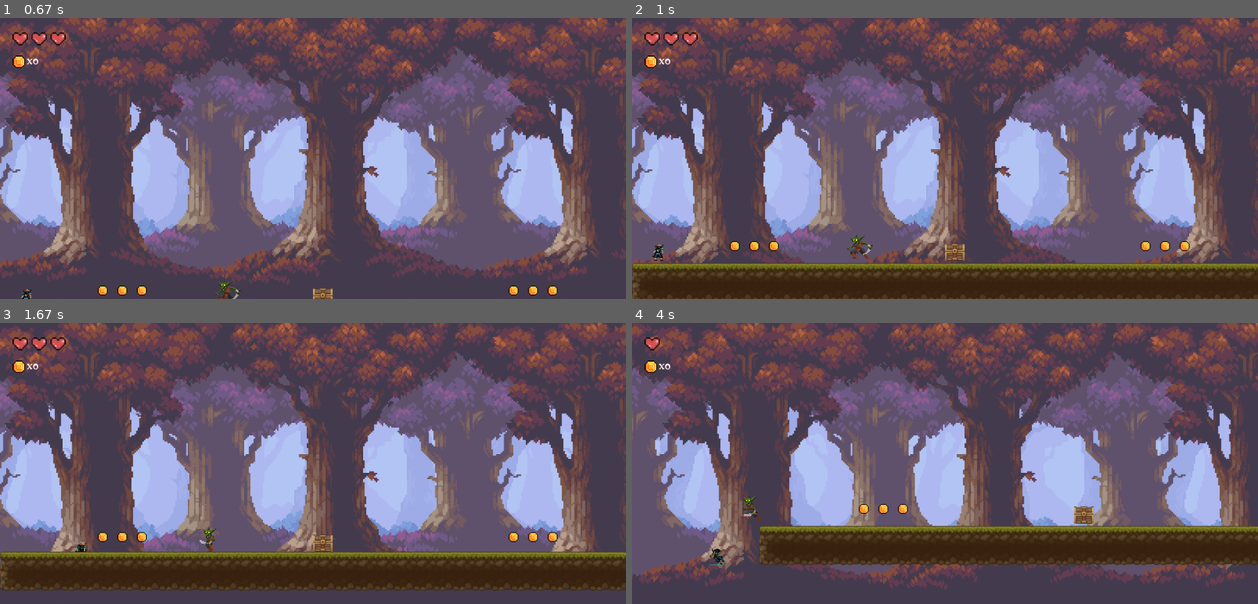
Above: before the commit, frames 1-4 (two rows, left to right).
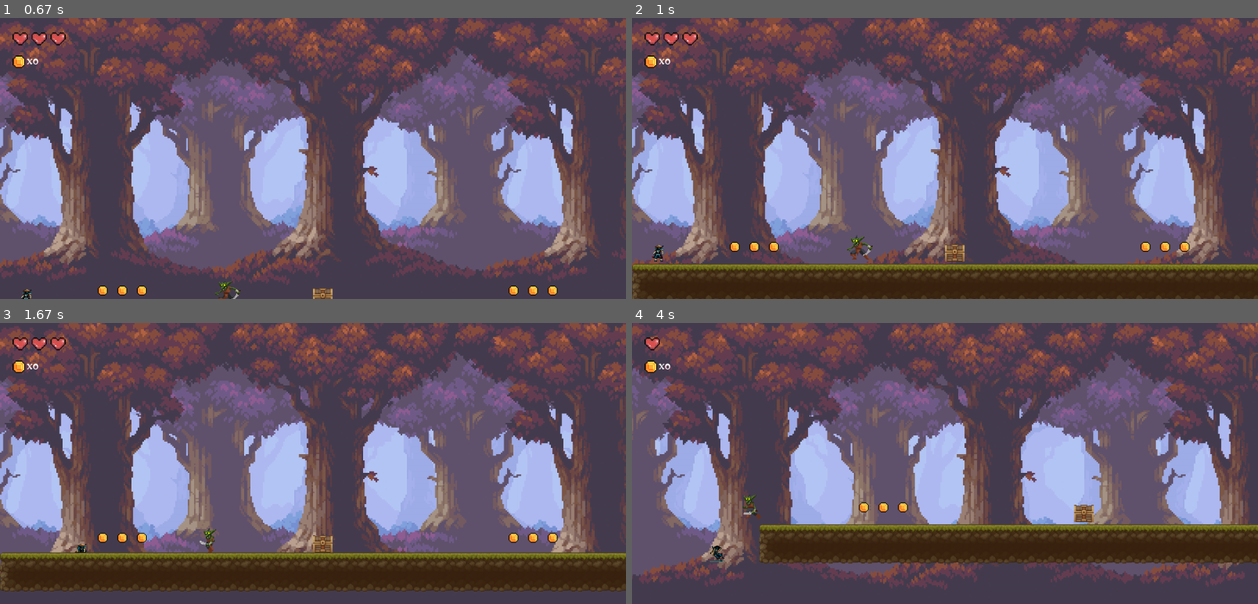
Above: after the commit, the same moments.

Repository: ChaosS-Dev/Marked_by_the_Kage
Game: pygame game, started from Projeto Jogo pygame/main.py
The game is run twice, just before and just after one commit, with the same random seed, the same clock (stepped at 60 frames per second) and the same inputs.
Inputs:
- Up to frame 1 (0.67 s): tap Enter at 0.33 s
- Up to frame 2 (1 s): tap Space at 0.67 s
- Up to frame 3 (1.67 s): hold Right 1-1.47 s; hold Down from 1.5 s (still down); tap Space at 1.57 s
- Up to frame 4 (4 s): tap Space at 1.87, 2.13, 2.47, 2.77, 2.9, 3.2 s; release Down at 2.03 s; hold Down 2.07-2.37 s; hold Down 2.4-2.8 s; hold Right 2.83-3.47 s

Frame 1 is identical in both runs. In frame 2, 1.4% of the frame differs, in the area x 0-100%, y 77-100%; in frame 3, 1.5%; in frame 4, 2.6%, in the area x 12-100%, y 61-87%.

Commit message:
Add files via upload

Diff:
--- a/Projeto Jogo pygame/jogador.py
+++ b/Projeto Jogo pygame/jogador.py
@@ -148,7 +148,7 @@
             if keys[pygame.K_DOWN]:
                 if not self.agarrando_parede:
                     self.ground_pound()
-                    self.velocidade_pulo = -16
+                    self.velocidade_pulo = self.velocidade_pulo_inicial
                     self.direcao.x = 0
 
         if not keys[pygame.K_SPACE]:
--- a/Projeto Jogo pygame/level.py
+++ b/Projeto Jogo pygame/level.py
@@ -168,13 +168,13 @@
             if jogador.status != 'gliding':
                 self.deslocamento_level_y = 6
             if jogador.status == 'gliding':
-                self.deslocamento_level_y = 3
+                self.deslocamento_level_y = 2
 
         elif jogador_y > altura_display - (altura_display / 5):
             if jogador.status != 'gliding':
                 self.deslocamento_level_y = -6
             if jogador.status == 'gliding':
-                self.deslocamento_level_y = -3
+                self.deslocamento_level_y = -2
             jogador.direcao.y = 0
         else:
             self.deslocamento_level_y = 0
--- a/Projeto Jogo pygame/main.py
+++ b/Projeto Jogo pygame/main.py
@@ -51,6 +51,7 @@
         self.level.h_movement = [False, False]
 
         # HUD jogador
+
         self.hp_3 = pygame.image.load("./sprites/HUD/hp/3 vidas.png").convert_alpha()
         self.hp_3 = pygame.transform.scale(self.hp_3, (32 * 3 * 1.25 + 20 * 1.25, 32 * 1.25))
 
@@ -82,6 +83,9 @@
 
                     if jogador.vida < 1:
                         self.hp_3 = pygame.transform.scale(self.hp_1, (0, 0))
+
+
+
 
             self.fonte_hud = pygame.font.Font('./fonte/lastninja.ttf', 16)
             self.cont_moedas = self.fonte_hud.render(f'x{jogador.moedas}', True, 'white')
